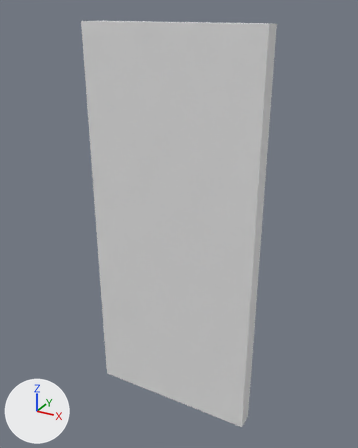
An edit to the FBX model Assets/3_Visuals/Meshes/Wall.fbx, drawn before and after from the same camera.
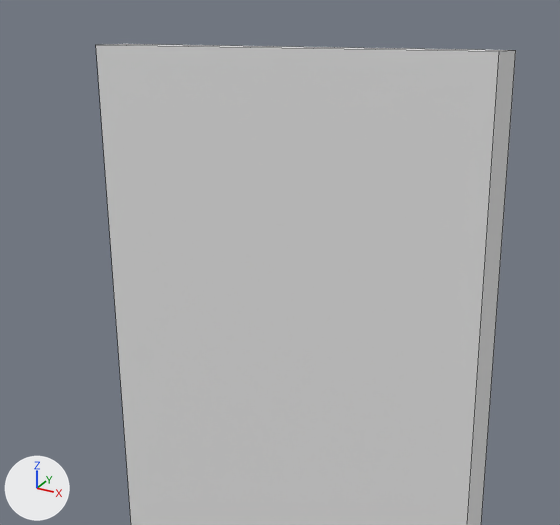
Each version is shown whole from a camera (50 mm lens) standing at (1.25, -1.75, 2.22) and looking at (0.02, 0.49, 1.1), then close up on the part from 10% to 83% of the width and 0% to 55% of the height. The axes (+X, +Y, +Z) are drawn at lower left. The lights are the same throughout. The close-ups show mesh edges as thin lines. Materials are left out; every surface is plain grey. Where no turn or scale is listed for an object, it has been applied to the vertices. Vertices at the same position are counted once.

Objects in the first close-up: 'Wall'.
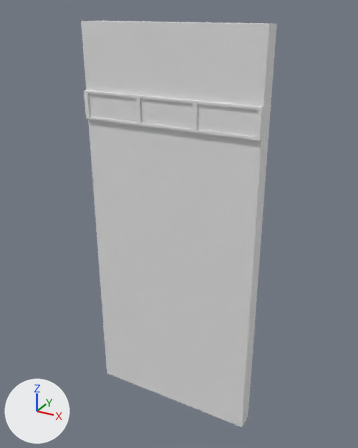
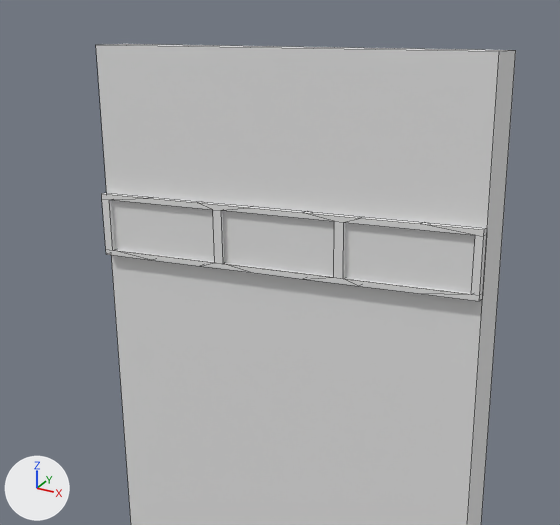
Where the change shows, as pixel boxes [x1, y1, x2, y2] in the close-ups (560 x 525 px):
part 1 of me_mesh, added
    after: [112, 200, 475, 293]
part 2 of me_mesh, added
    after: [102, 193, 487, 301]

Patch to the scene script:
```diff
--- a/Assets/3_Visuals/Meshes/Wall.fbx.py
+++ b/Assets/3_Visuals/Meshes/Wall.fbx.py
@@ me_mesh @@
 # used by ob_wall; location = (0.0, 0.0, 0.0)
-me_mesh.from_pydata(...)  # 8 vertices, 6 faces; spans x -0.5..0.5, y 0.4..0.5, z -0.1..2.15
+me_mesh.from_pydata(...)  # 92 vertices, 86 faces; spans x -0.5..0.5, y 0.38..0.5, z -0.1..2.15
+# me_mesh part 1: a new loose piece, a box spanning x -0.494..0.494, y 0.39..0.4, z 1.668..1.798
+# me_mesh part 2: a new loose piece of 76 vertices spanning x -0.5..0.5, y 0.38..0.4, z 1.66..1.81
```
